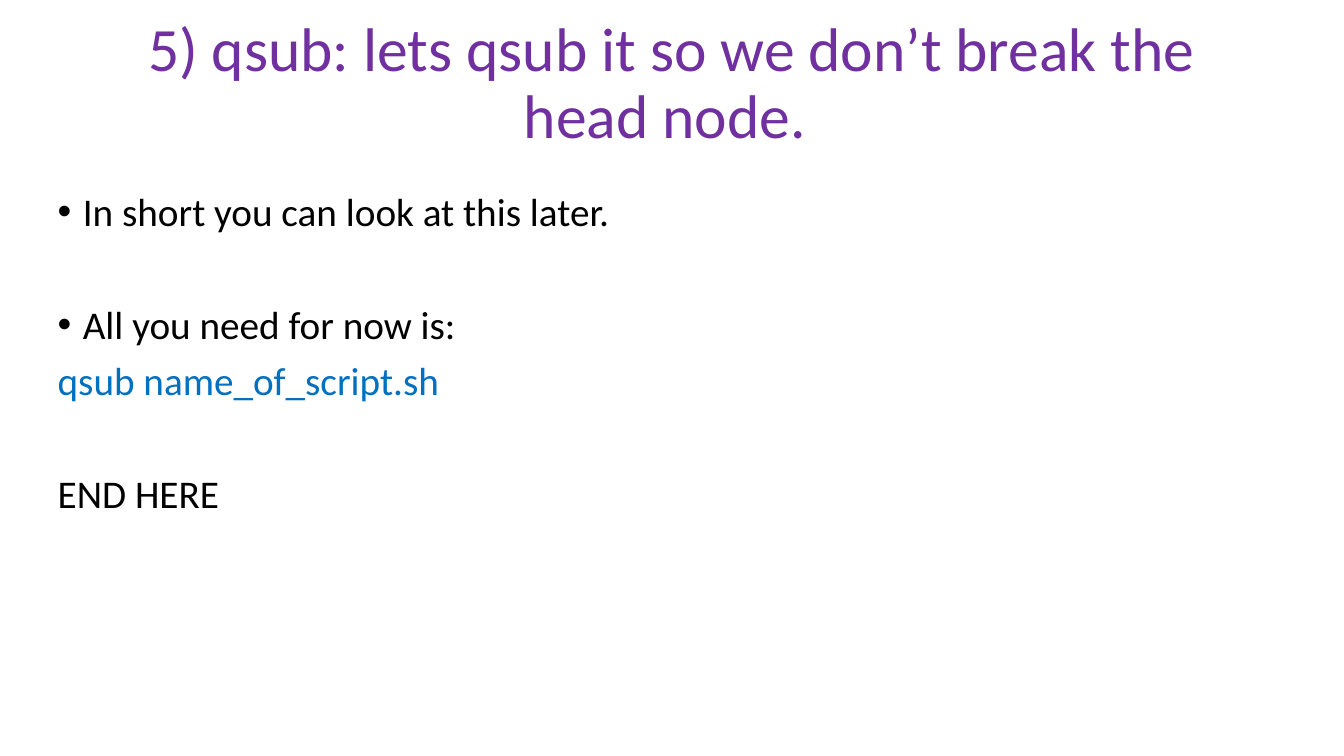
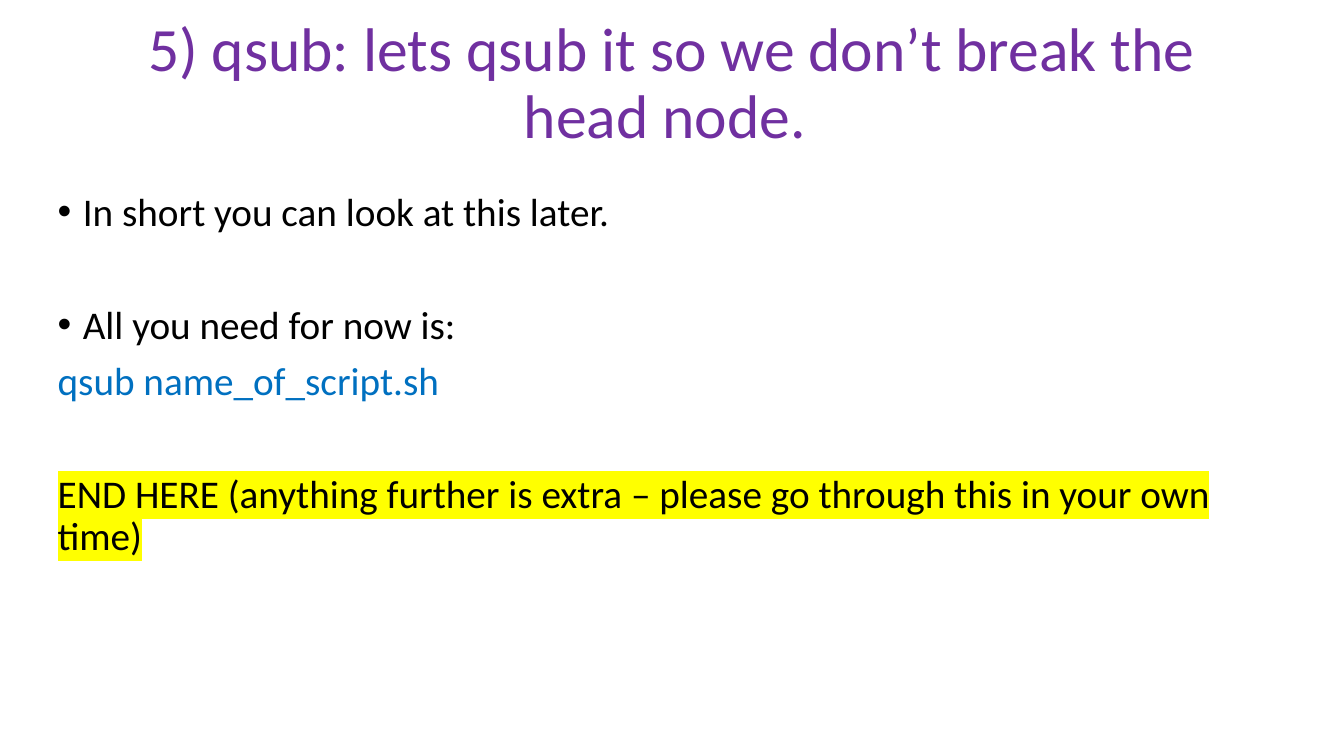
Before and after one commit to peterthorpe5/Msc_Digital_Health, a slide deck: slide 3 of powerpoint/5_qsub.pptx. Drawn at 1344x756 pixels with LibreOffice and Linux fonts; fonts in the diff are those of the drawing. Boxes give left, top, right and bottom in pixels: in the first picture for what was removed or moved away, otherwise in the second. Text is boxed around its words. In the diff, an @@ line names an element or a change of style, - is before the commit and + after.

```diff
--- a/powerpoint/5_qsub.pptx
+++ b/powerpoint/5_qsub.pptx
@@ text at [58,479,1209,556]: text changed @@
-END HERE
+END HERE (anything further is extra – please go through this in your own time)
```
Also in this commit, not shown: 1 other slide changed, 7 other files.
